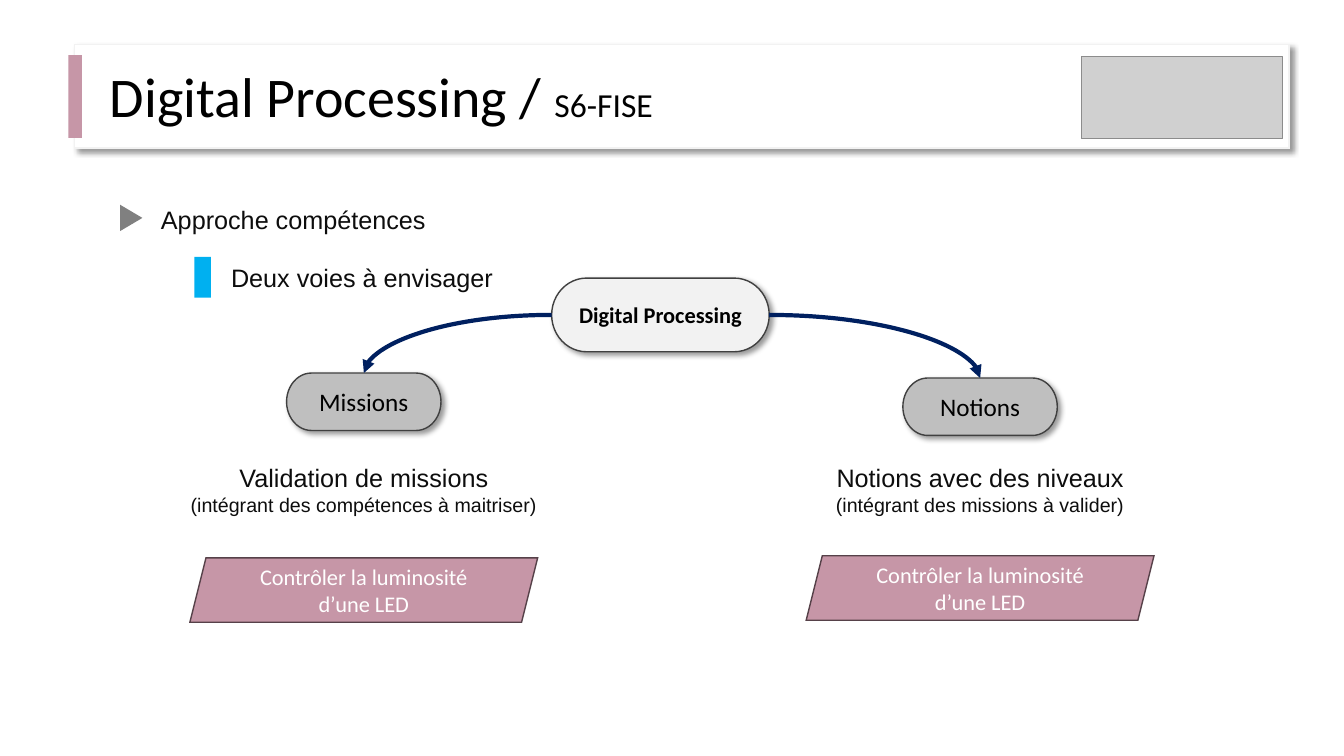
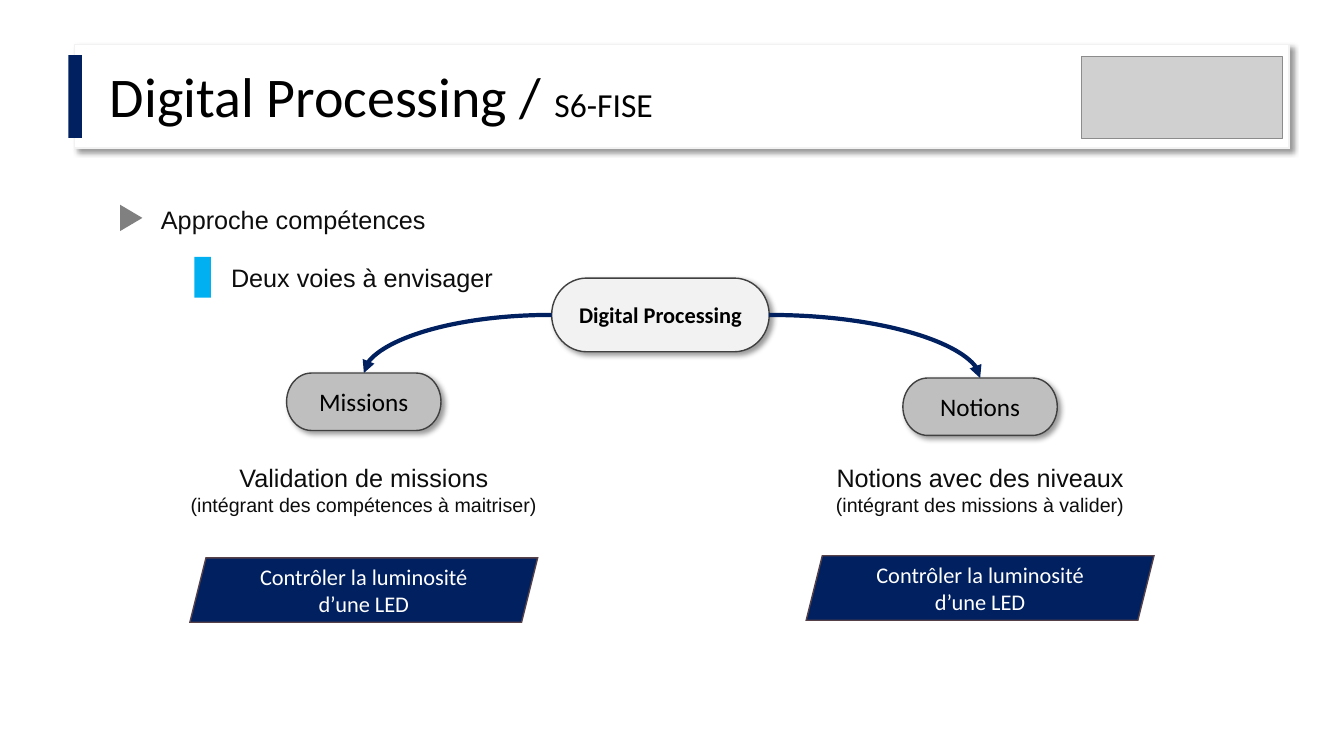
Before and after one commit to IOGS-Digital-Methods/semester-6, a slide deck: slide 11 of IeTI/_projets/_new_version_2024.pptx (slide 2 before the commit). Drawn at 1344x756 pixels with LibreOffice and Linux fonts; fonts in the diff are those of the drawing; grey boxes stand for pictures. Boxes give left, top, right and bottom in pixels: in the first picture for what was removed or moved away, otherwise in the second. Text is boxed around its words. In the diff, an @@ line names an element or a change of style, - is before the commit and + after.

```diff
--- a/IeTI/_projets/_new_version_2024.pptx
+++ b/IeTI/_projets/_new_version_2024.pptx
@@ fill #C696A7 to #002060 in 3 elements at bbox=[190, 558, 537, 622], bbox=[807, 556, 1154, 620], bbox=[69, 55, 83, 138] @@
```
Also in this commit, not shown: 4 other slides changed, 10 slides added, 1 slide removed.
